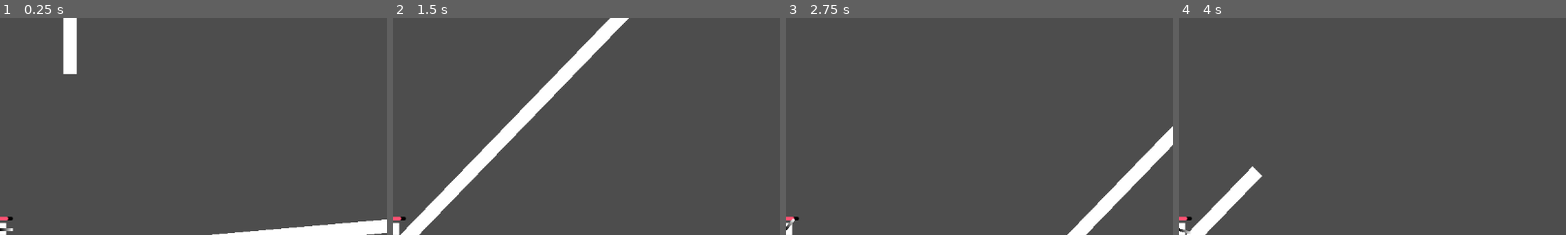
Above: before the commit, frames 1-4 (left to right).
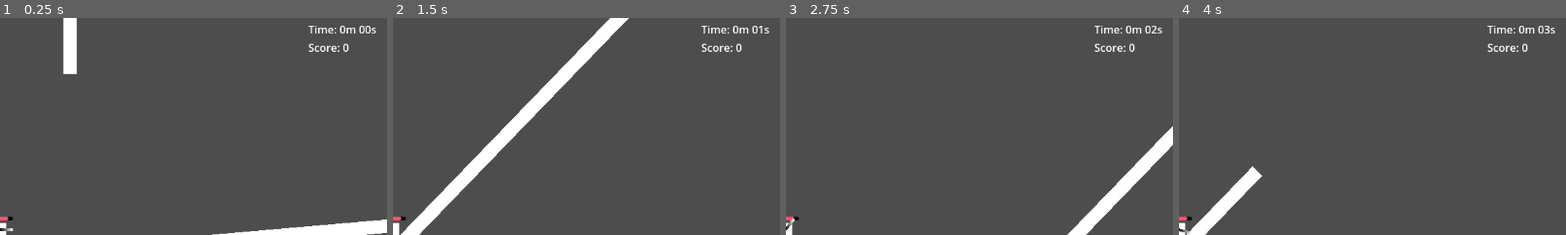
Above: after the commit, the same moments.

Repository: joesobo/BoxV1
Game: Godot game, scene res://main.tscn
Two runs of this game, one before a commit and one after it. Both use one fixed random seed, a clock stepped at 60 frames per second and the inputs below.
Inputs (mouse positions are % of the whole screen's width and height, from its top left):
- Up to frame 1 (0.25 s): no input
- Up to frame 2 (1.5 s): move the mouse to (72, 45) at 0.52 s; hold Up (jump) 0.53-1.28 s; hold Right (right) from 0.53 s (still down); move the mouse to (30, 55) at 1.27 s; tap Ctrl (dash) at 1.35 s
- Up to frame 3 (2.75 s): tap Up (jump) at 1.52, 1.55, 1.82 s; move the mouse to (60, 28) at 2.02 s; release Right (right) at 2.03 s; hold Left (left) from 2.03 s (still down); hold Up (jump) from 2.03 s (still down); click (60, 28) at 2.1 s
- Up to frame 4 (4 s): move the mouse to (45, 70) at 2.77 s; release Left (left) at 2.78 s; release Up (jump) at 2.78 s; hold Right (right) from 2.78 s (still down); tap Shift (sprint) at 2.85 s; tap Up (jump) at 3.02, 3.05, 3.32 s; move the mouse to (80, 65) at 3.52 s; hold Up (jump) from 3.53 s (still down)
The pictures show only the part of the screen within x 50-100%, y 1-51%; the shares and areas given below are measured in that part.

The runs differ from the first frame. In frame 1, 0.5% of the frame differs, in the area x 79-98%, y 3-16%; in frame 2, 0.5%; in frame 3, 0.5%; in frame 4, 0.5%.

Commit message:
gamemenu

Diff:
--- /dev/null
+++ b/GameMenu.gd
@@ -0,0 +1,26 @@
+extends Control
+
+var time = 0
+@export var score = 0
+
+func count_time():
+	await get_tree().create_timer(1).timeout
+	time += 1
+	count_time()
+
+func stringify_time():
+	var minutes = int(time / 60)
+	var seconds = time % 60
+	var minutes_string = str(minutes)
+	var seconds_string = str(seconds)
+	if seconds < 10:
+		seconds_string = "0" + seconds_string
+
+	return minutes_string + "m " + seconds_string + "s"
+
+func _ready():
+	count_time()
+
+func _process(_delta):
+	$VBoxContainer/Time.text = "Time: " + stringify_time()
+	$VBoxContainer/Score.text = "Score: " + str(score)
--- a/PlayerController.gd
+++ b/PlayerController.gd
@@ -45,11 +45,7 @@
 
 
 func check_wall_jump():
-	return (
-		next_to_wall()
-		&& wall_jump_count < max_wall_jump_count
-		&& velocity.y > 0
-	)
+	return next_to_wall() && wall_jump_count < max_wall_jump_count && velocity.y > 0
 
 
 func check_double_jump():
--- a/PlayerControllerMenu.gd
+++ b/PlayerControllerMenu.gd
@@ -3,17 +3,17 @@
 @export var frame_rate = 10
 
 var frame_count = 0
+var player
 
 
 func _process(_delta):
+	player = get_node("../../../Player")
 	frame_count += 1
 	if frame_count % frame_rate == 0:
 		process_function()
 
 
 func process_function():
-	var player := get_node("../../../Player")
-
 	$Container/HorizontalSpeed.value = abs(player.velocity.x)
 	$Container/HorizontalSpeed.show_percentage = false
 	$Container/HorizontalSpeed/Label.text = "vX: " + str(round(player.velocity.x))
--- a/main.tscn
+++ b/main.tscn
@@ -1,9 +1,10 @@
-[gd_scene load_steps=15 format=3 uid="uid://wr0bal1t33v5"]
+[gd_scene load_steps=16 format=3 uid="uid://wr0bal1t33v5"]
 
 [ext_resource type="Script" path="res://PlayerController.gd" id="1_0ybxj"]
 [ext_resource type="Theme" uid="uid://cs53vtwmuxfcq" path="res://UITheme.tres" id="2_3sd15"]
 [ext_resource type="Script" path="res://PauseMenu.gd" id="2_of4s2"]
 [ext_resource type="Script" path="res://PlayerControllerMenu.gd" id="3_jseux"]
+[ext_resource type="Script" path="res://GameMenu.gd" id="4_c2ib3"]
 [ext_resource type="Script" path="res://Gun.gd" id="5_a3eu1"]
 [ext_resource type="PackedScene" uid="uid://gyanoo81ygvr" path="res://bullet.tscn" id="6_gk67w"]
 
@@ -165,6 +166,34 @@
 layout_mode = 2
 text = "Double Jump:"
 
+[node name="GameMenu" type="Control" parent="Player/Camera2D"]
+layout_mode = 3
+anchors_preset = 0
+offset_left = -575.0
+offset_top = -326.0
+offset_right = 577.0
+offset_bottom = 326.0
+script = ExtResource("4_c2ib3")
+
+[node name="VBoxContainer" type="VBoxContainer" parent="Player/Camera2D/GameMenu"]
+layout_mode = 1
+anchors_preset = 1
+anchor_left = 1.0
+anchor_right = 1.0
+offset_left = -56.0
+offset_top = 16.0
+offset_right = -16.0
+offset_bottom = 56.0
+grow_horizontal = 0
+
+[node name="Time" type="Label" parent="Player/Camera2D/GameMenu/VBoxContainer"]
+layout_mode = 2
+text = "Time:"
+
+[node name="Score" type="Label" parent="Player/Camera2D/GameMenu/VBoxContainer"]
+layout_mode = 2
+text = "Score:"
+
 [node name="Sprite2D" type="Sprite2D" parent="Player"]
 position = Vector2(-1.0848e-05, -2.6226e-06)
 scale = Vector2(0.3125, 0.3125)
Not shown, changed: README.md
